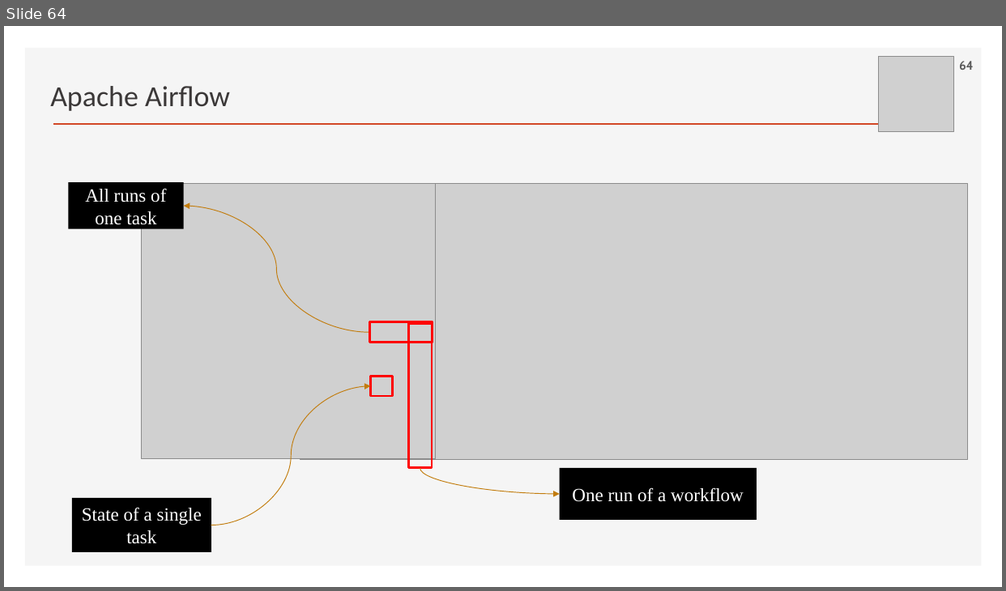
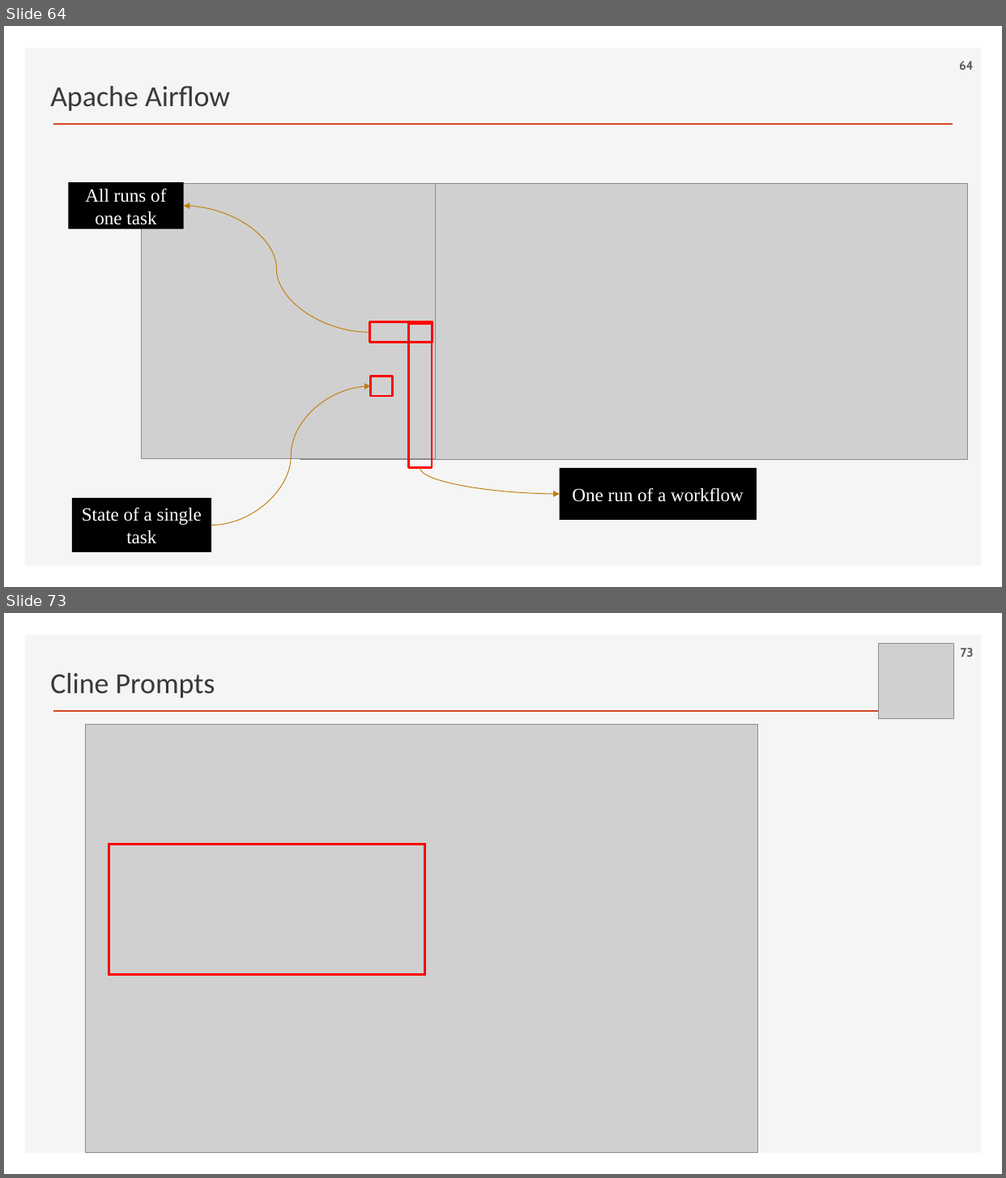
Before and after one commit to ancestor9/2026_Fall_Application-Deployment, a slide deck: App Deployment.pptx. Shown one above the other, each under a label of ours: slide 64 before the commit, slides 64 and 73 after it; the slides between them are not shown. The pictures are 1006x591 and 1006x1178 pixels, drawn with LibreOffice and Linux fonts; fonts in the diff are those of the drawing; grey boxes stand for pictures; background and template pictures are left out. Boxes give left, top, right and bottom in pixels: in the first picture for what was removed or moved away, otherwise in the second. Text is boxed around its words. In the diff, an @@ line names an element or a change of style, - is before the commit and + after.

```diff
--- a/App Deployment.pptx
+++ b/App Deployment.pptx
@@ slide 73 added at [4, 613, 1002, 1174], background #FFFFFF; not listed: 2 template elements that a slide beside it also shows @@
@@ picture added at [879, 644, 954, 718] @@
@@ page number added at [961, 648, 974, 657], 12 pt, text #595959, bold @@
+73
@@ text added at [50, 673, 215, 698], 28 pt, text #3B3838 @@
+Cline Prompts
@@ picture added at [86, 724, 758, 1152] @@
@@ rectangle added at [109, 845, 425, 974], outline #FF0000 2.25 pt @@
@@ slide 64 changed as well @@
@@ picture removed at [879, 57, 954, 131] @@
```
Also in this commit, not shown: 3 other slides changed, 9 other slides added.
